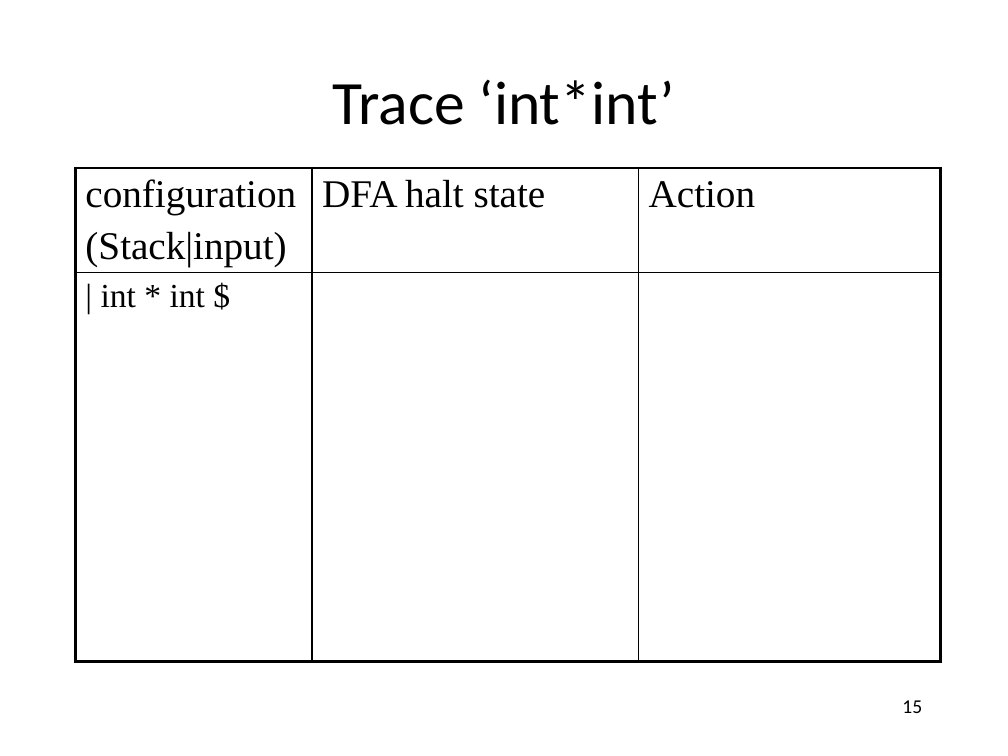
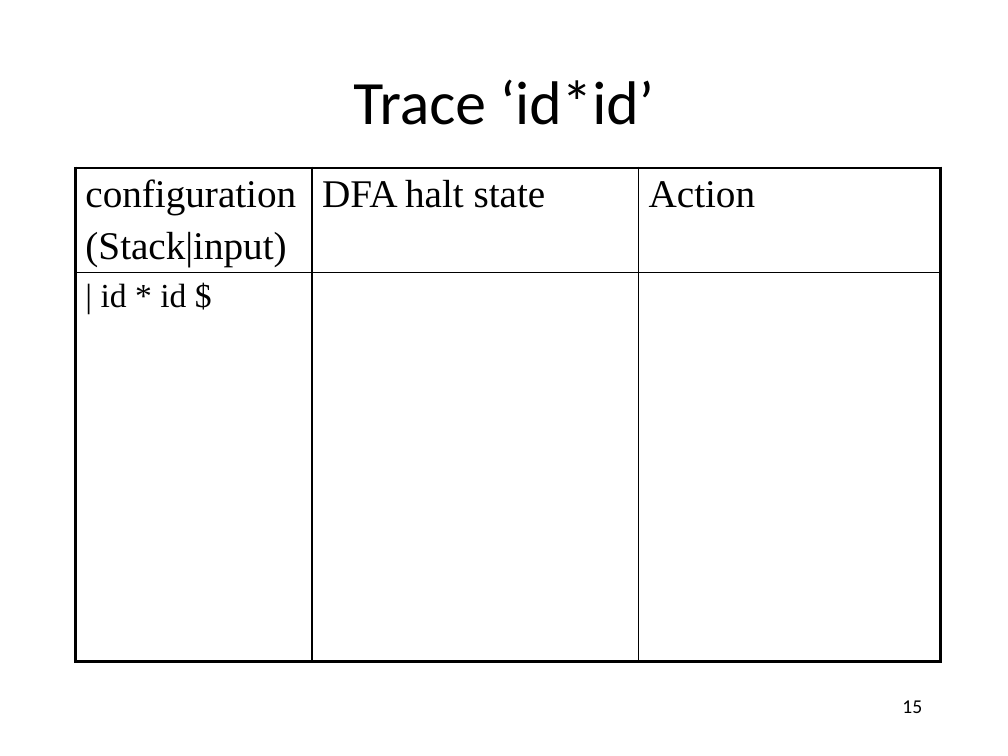
Before and after one commit to anoopsarkar/compilers-class, a slide deck: slide 15 of assets/ppt/parsing/lr3-slr_1-parsing.pptx. Drawn at 1008x756 pixels with LibreOffice and Linux fonts; fonts in the diff are those of the drawing. Boxes give left, top, right and bottom in pixels: in the first picture for what was removed or moved away, otherwise in the second. Text is boxed around its words. In the diff, an @@ line names an element or a change of style, - is before the commit and + after.

Commit message:
fixed typos in slides

```diff
--- a/assets/ppt/parsing/lr3-slr_1-parsing.pptx
+++ b/assets/ppt/parsing/lr3-slr_1-parsing.pptx
@@ title at <box>353,79,654,125</box>: text changed @@
-Trace ‘int*int’
+Trace ‘id*id’
@@ table at <box>76,168,941,671</box> @@
-row 2, column 1: | int * int $
+row 2, column 1: | id * id $
```
Also in this commit, not shown: 15 other slides changed, 1 other file.
